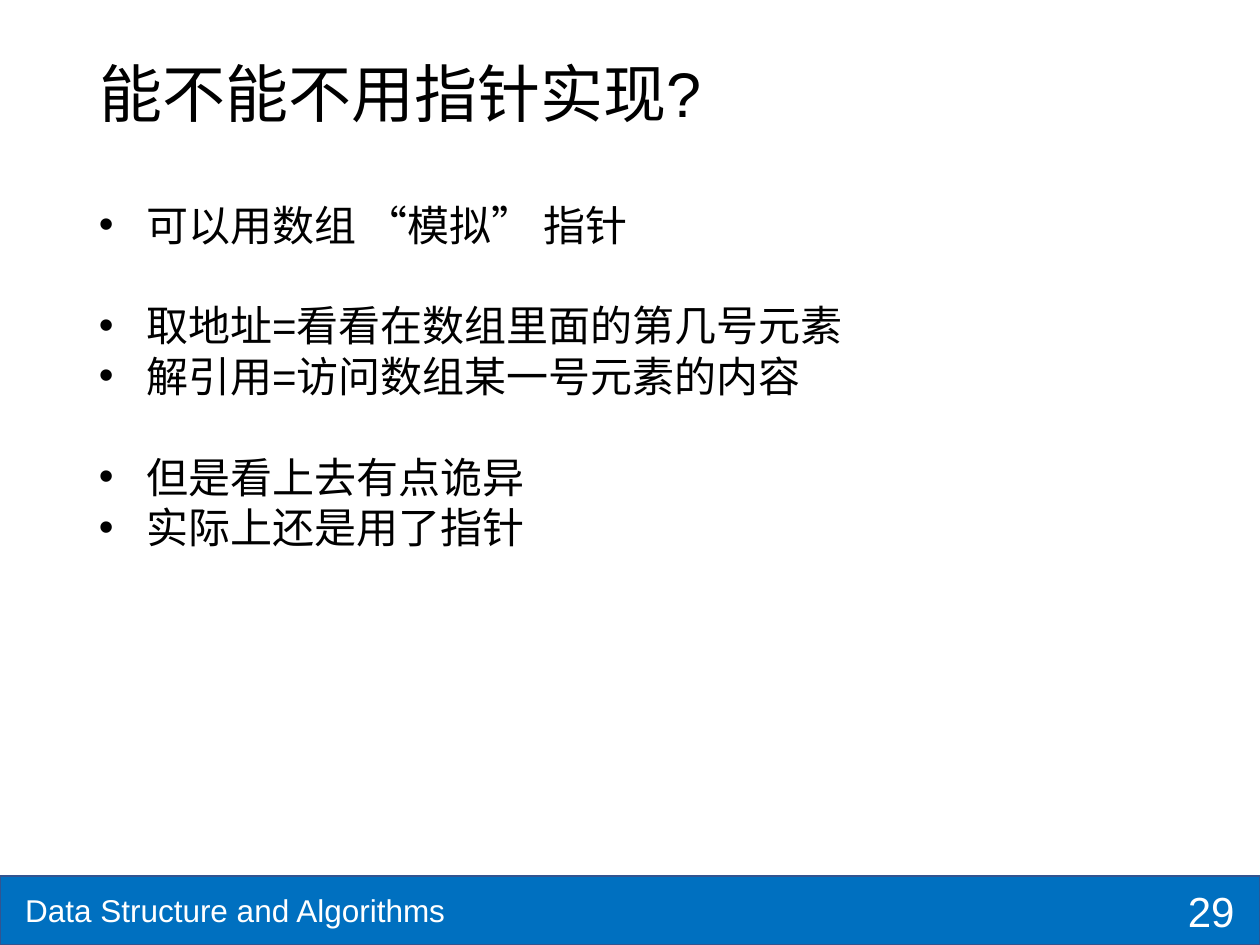
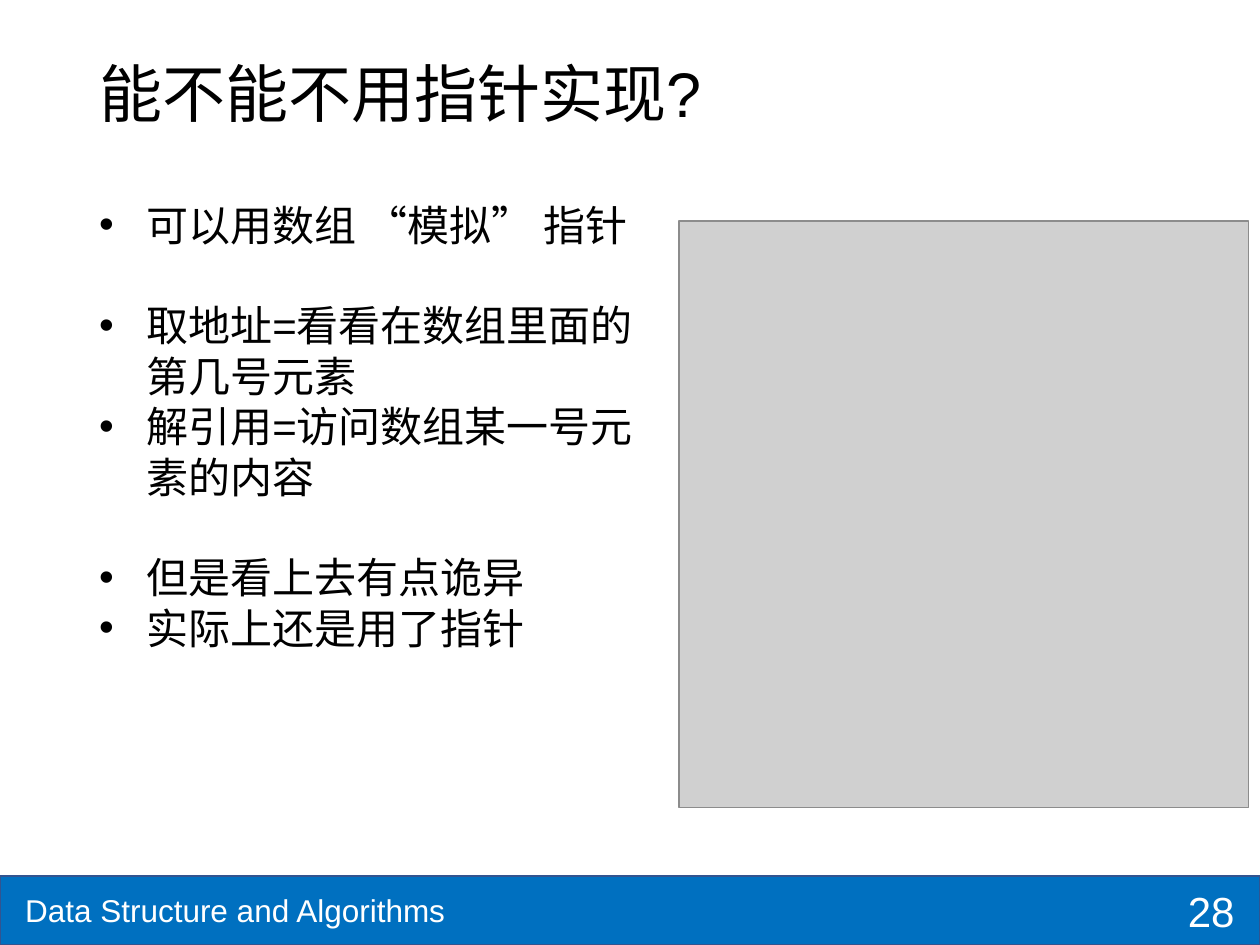
Before and after one commit to shzaiz/dx-public, a slide deck: slide 28 of notes/notes/ds-algo/ch1-c-review.pptx (slide 29 before the commit). Drawn at 1260x945 pixels with LibreOffice and Linux fonts; fonts in the diff are those of the drawing; grey boxes stand for pictures. Boxes give left, top, right and bottom in pixels: in the first picture for what was removed or moved away, otherwise in the second. Text is boxed around its words. In the diff, an @@ line names an element or a change of style, - is before the commit and + after.

```diff
--- a/notes/notes/ds-algo/ch1-c-review.pptx
+++ b/notes/notes/ds-algo/ch1-c-review.pptx
@@ text "可以用数组 “模拟” 指针" rewrapped from [146,205,843,547] to [146,205,633,648] @@
@@ picture added at [679,220,1249,808] @@
@@ page number at [1188,897,1235,928]: text changed @@
-29
+28
```
Also in this commit, not shown: 1 other slide changed, 2 slides removed, 16 other files.
